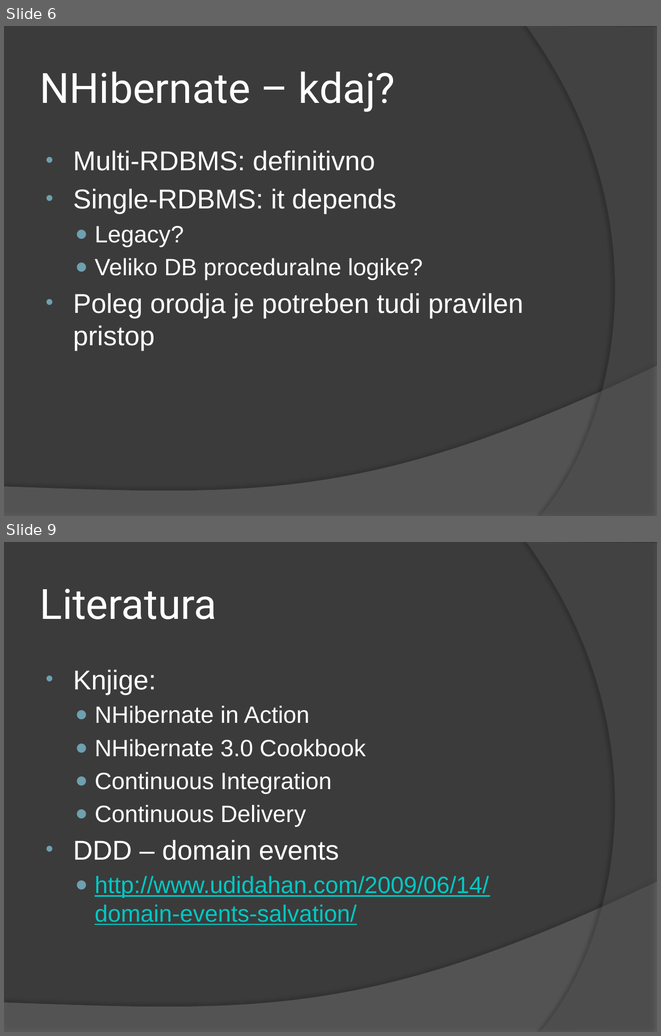
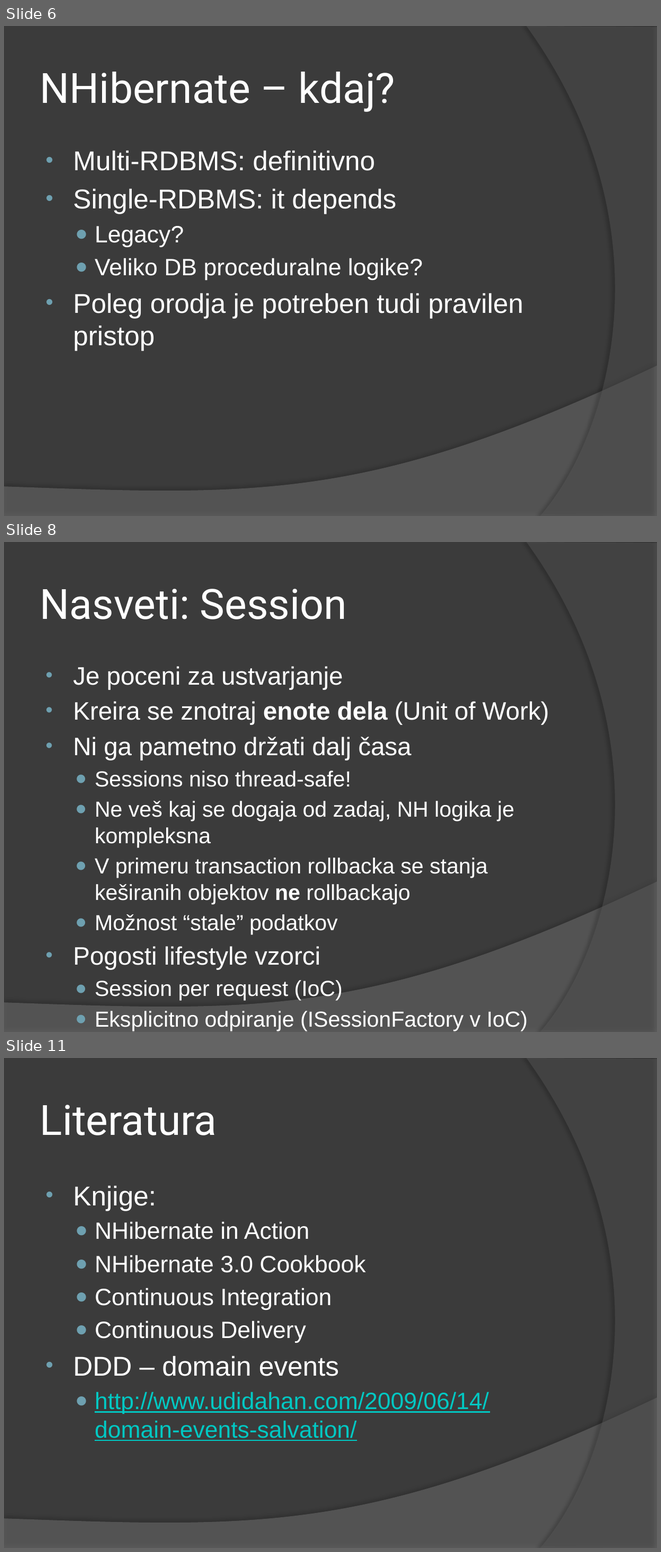
Before and after one commit to breki/Tutis, a slide deck: NHTutorial/docs/NH Presentation.pptx. Shown one above the other, each under a label of ours: slides 6 and 9 before the commit, slides 6, 8 and 11 after it; the slides between them are not shown. The pictures are 661x1036 and 661x1552 pixels, drawn with LibreOffice and Linux fonts; fonts in the diff are those of the drawing. Boxes give left, top, right and bottom in pixels: in the first picture for what was removed or moved away, otherwise in the second. Text is boxed around its words. In the diff, an @@ line names an element or a change of style, - is before the commit and + after.

```diff
--- a/NHTutorial/docs/NH Presentation.pptx
+++ b/NHTutorial/docs/NH Presentation.pptx
@@ slide 8 added at [4,542,657,1032], background #3B3B3B; not listed: 2 template elements that a slide beside it also shows @@
@@ title added at [40,589,347,619], 46 pt, text #FFFFFF @@
+Nasveti: Session
@@ text added at [73,666,549,1031], 24.1 pt, text #FFFFFF @@
+• Je poceni za ustvarjanje
+• Kreira se znotraj enote dela (Unit of Work)
+• Ni ga pametno držati dalj časa
+  ● Sessions niso thread-safe!
+  ● Ne veš kaj se dogaja od zadaj, NH logika je kompleksna
+  ● V primeru transaction rollbacka se stanja keširanih objektov ne rollbackajo
+  ● Možnost “stale” podatkov
+• Pogosti lifestyle vzorci
+  ● Session per request (IoC)
+  ● Eksplicitno odpiranje (ISessionFactory v IoC)
@@ what was slide 9 is now slide 11 @@
```
Also in this commit, not shown: 3 slides changed, 1 other slide added, 16 other files.
